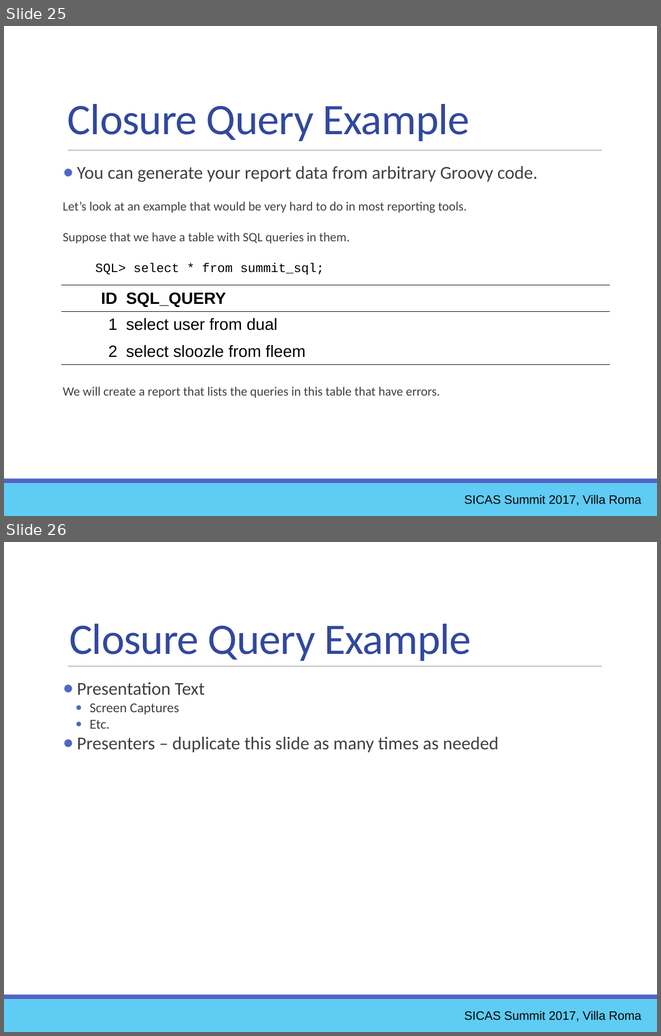
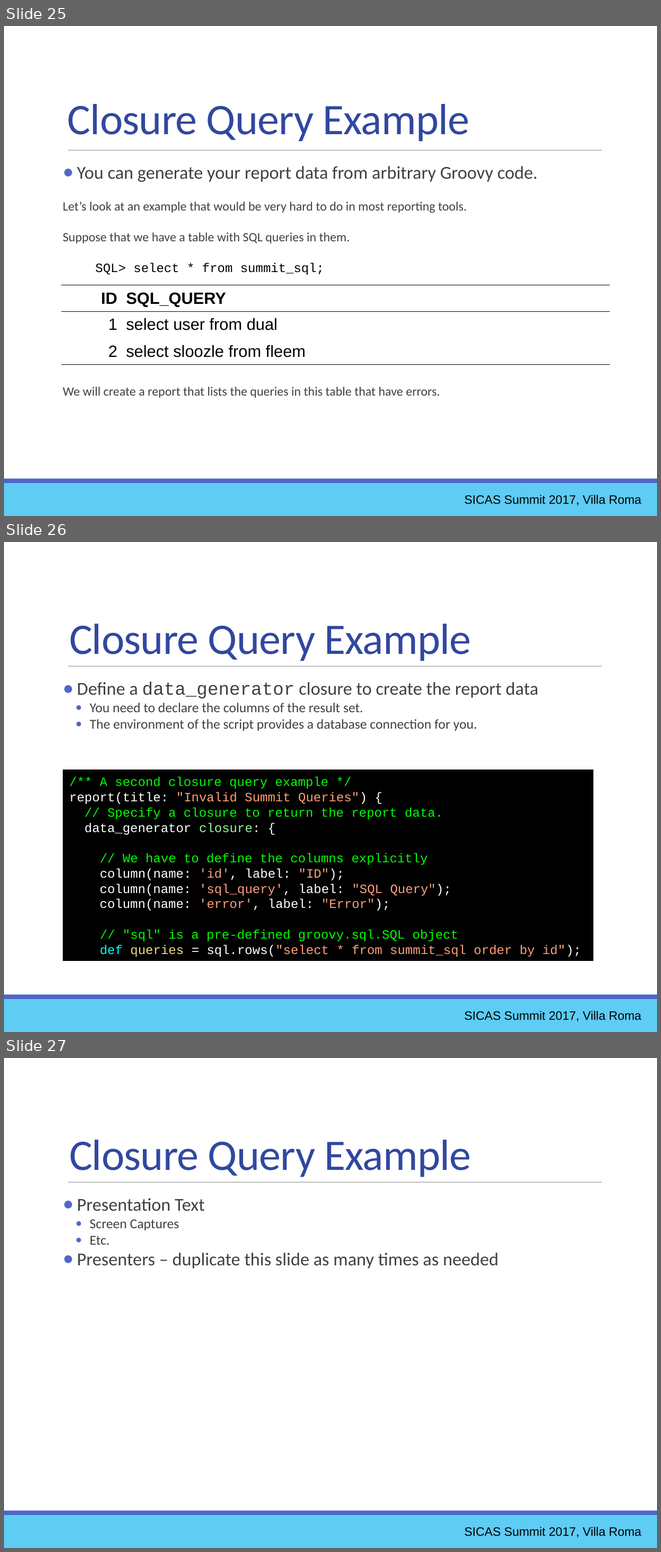
Before and after one commit to ewcole/simple_report, a slide deck: docs/SICAS_2017/Cole_Drop-In Reporting with Groovy.pptx. Shown one above the other, each under a label of ours: slides 25 and 26 before the commit, slides 25, 26 and 27 after it. The pictures are 661x1036 and 661x1552 pixels, drawn with LibreOffice and Linux fonts; fonts in the diff are those of the drawing. Boxes give left, top, right and bottom in pixels: in the first picture for what was removed or moved away, otherwise in the second. Text is boxed around its words. In the diff, an @@ line names an element or a change of style, - is before the commit and + after.

Commit message:
Grovy closure example

```diff
--- a/docs/SICAS_2017/Cole_Drop-In Reporting with Groovy.pptx
+++ b/docs/SICAS_2017/Cole_Drop-In Reporting with Groovy.pptx
@@ slide 26 added at [4, 542, 657, 1032], background #FFFFFF; not listed: 3 template elements that a slide beside it also shows @@
@@ text added at [69, 624, 471, 661], 48 pt, text #31489F @@
+Closure Query Example
@@ text added at [77, 681, 539, 731], 15 pt, text #404040 @@
+● Define a data_generator closure to create the report data
+      ● You need to declare the columns of the result set.
+      ● The environment of the script provides a database connection for you.
@@ rectangle added at [63, 769, 593, 961], fill #000000, 14 pt, text #00FF00 @@
+/** A second closure query example */
+report(title: "Invalid Summit Queries") {
+// Specify a closure to return the report data.
+data_generator closure: {
+// We have to define the columns explicitly
+column(name: 'id', label: "ID");
+column(name: 'sql_query', label: "SQL Query");
+column(name: 'error', label: "Error");
+// "sql" is a pre-defined groovy.sql.SQL object
+def queries = sql.rows("select * from summit_sql order by id");
@@ text added at [464, 1011, 641, 1021], 13.5 pt, text #000000 @@
+SICAS Summit 2017, Villa Roma
@@ what was slide 26 is now slide 27 @@
```
Also in this commit, not shown: 1 slide removed, 1 other file.
